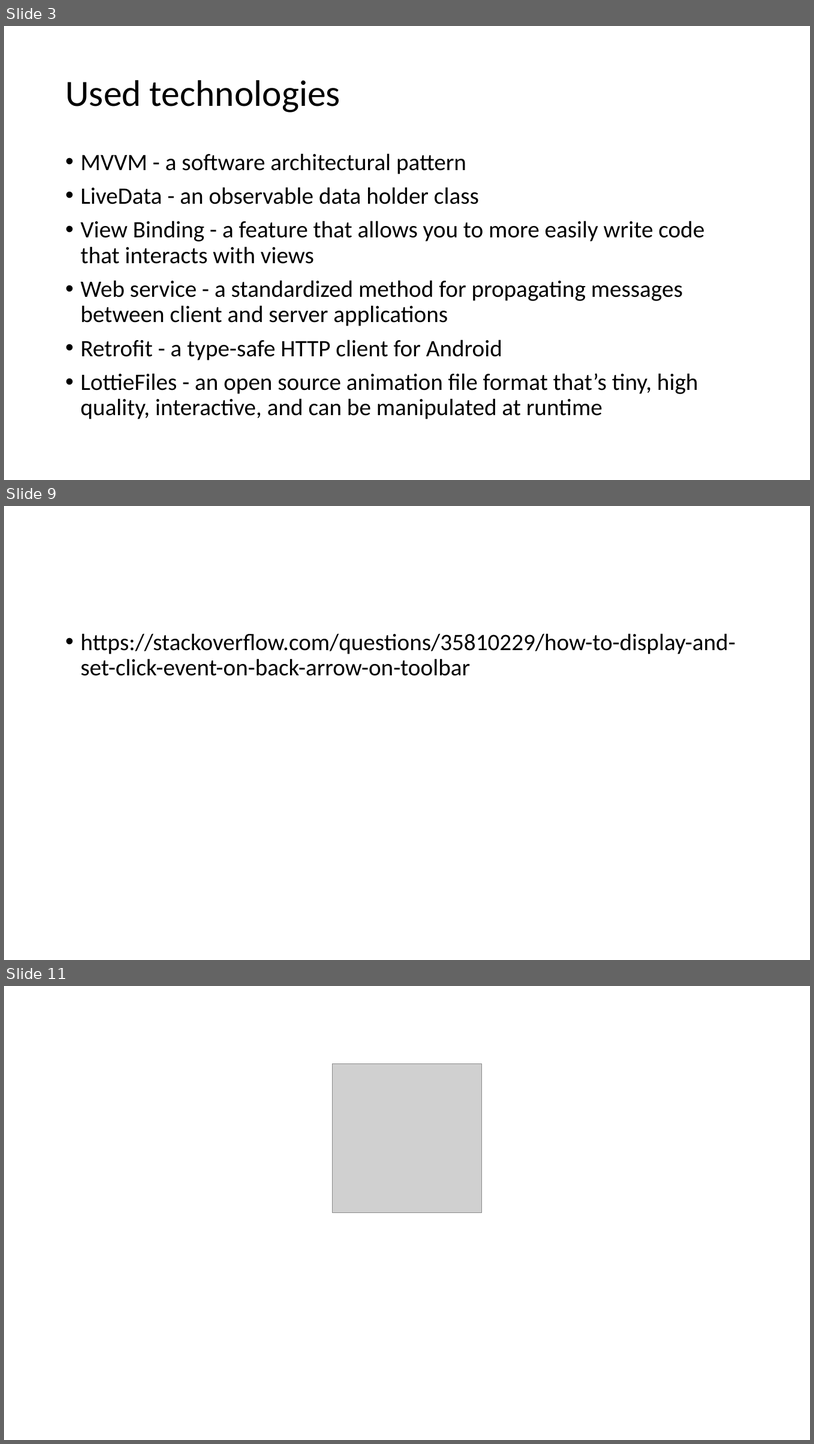
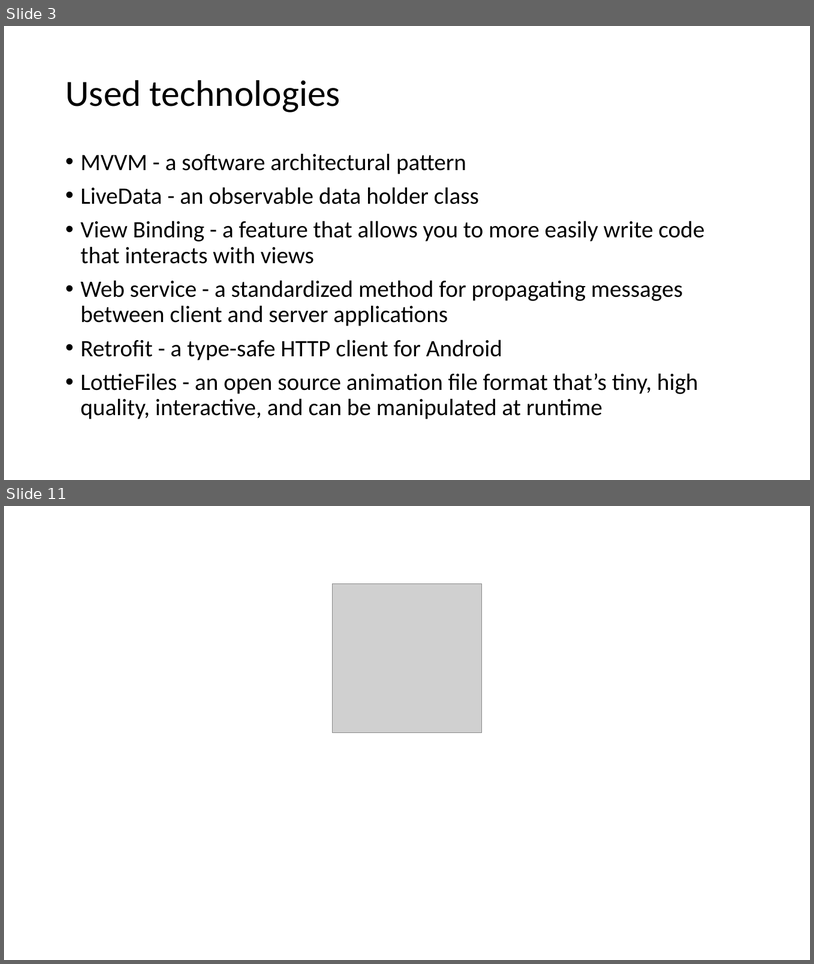
Before and after one commit to mrbllyy/OmersPlace, a slide deck: presentation.pptx. Shown one above the other, each under a label of ours: slides 3, 9 and 11 before the commit, slides 3 and 11 after it; the slides between them are not shown. The pictures are 814x1444 and 814x964 pixels, drawn with LibreOffice and Linux fonts; fonts in the diff are those of the drawing; grey boxes stand for pictures. Boxes give left, top, right and bottom in pixels: in the first picture for what was removed or moved away, otherwise in the second. Text is boxed around its words. In the diff, an @@ line names an element or a change of style, - is before the commit and + after.

```diff
--- a/presentation.pptx
+++ b/presentation.pptx
@@ slide 9 removed at (4, 506, 810, 960), background #FFFFFF @@
@@ text removed at (81, 633, 736, 676) @@
-• https://stackoverflow.com/questions/35810229/how-to-display-and-set-click-event-on-back-arrow-on-toolbar
```
Also in this commit, not shown: 5 slides changed, 3 slides added, 3 other slides removed, 14 other files.
